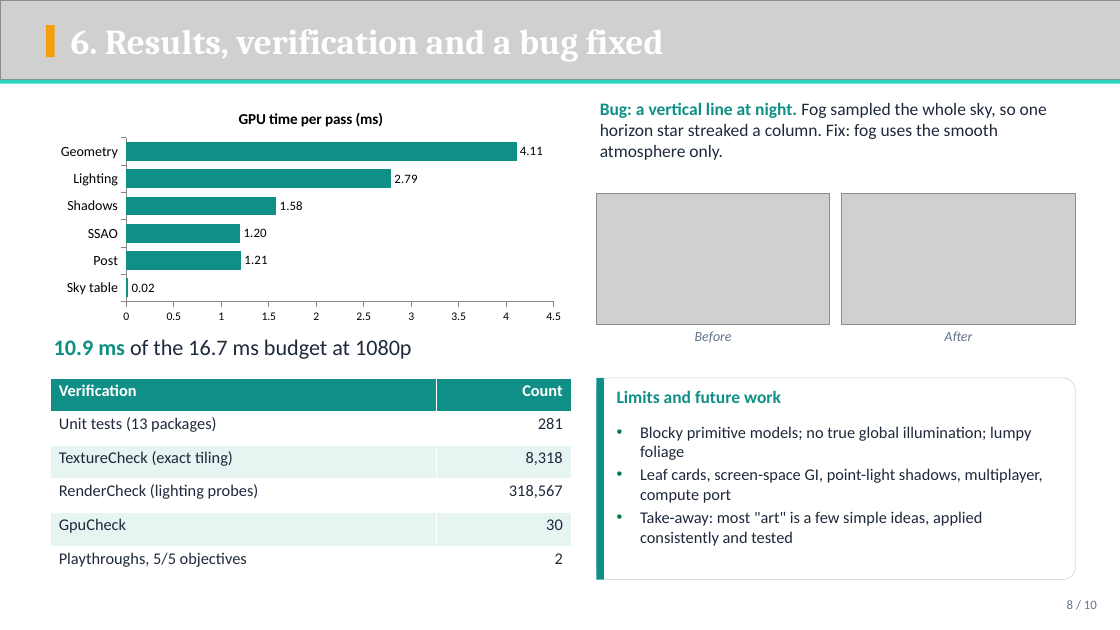
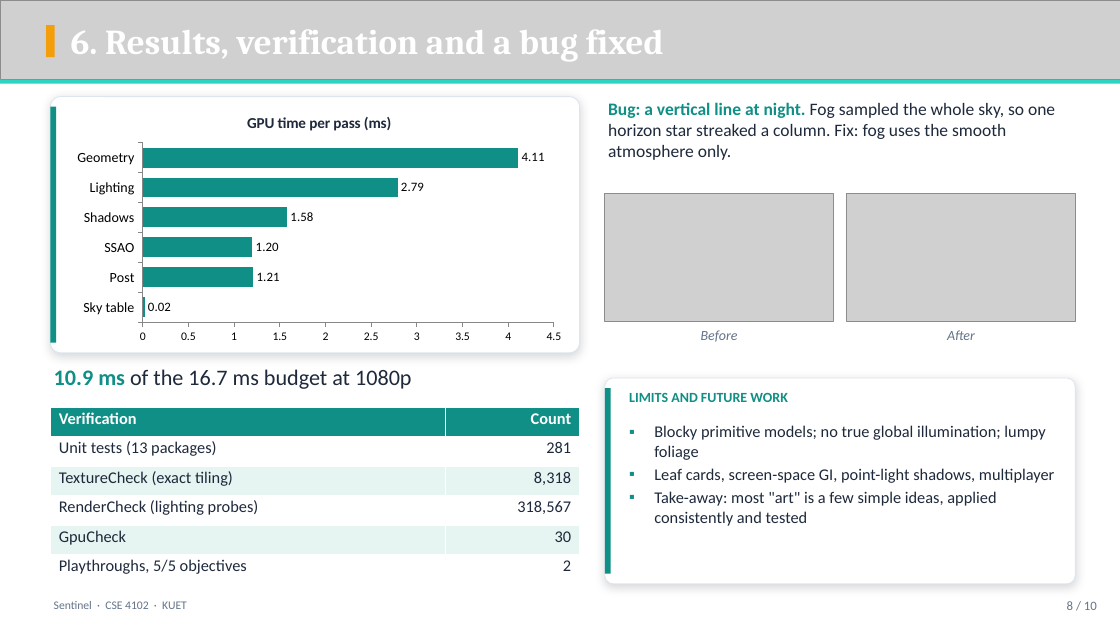
Before and after one commit to ShifatHasanGNS/Sentinel, a slide deck: slide 8 of Docs/Deliverables/Slides/Sentinel_Presentation.pptx. Drawn at 1120x630 pixels with LibreOffice and Linux fonts; fonts in the diff are those of the drawing; grey boxes stand for pictures; background and template pictures are left out. Boxes give left, top, right and bottom in pixels: in the first picture for what was removed or moved away, otherwise in the second. Text is boxed around its words. In the diff, an @@ line names an element or a change of style, - is before the commit and + after.

Commit message:
Slides: transparent single-font equation images, shadowed panels, chevron pipelines, Libertine theme for the PDF

```diff
--- a/Docs/Deliverables/Slides/Sentinel_Presentation.pptx
+++ b/Docs/Deliverables/Slides/Sentinel_Presentation.pptx
@@ rounded rectangle added at <box>50,97,580,353</box>, fill #FFFFFF, outline #DDE5EE 0.75 pt @@
@@ rectangle added at <box>50,107,56,343</box>, fill #0F8F85 @@
@@ bar chart at <box>67,101,571,349</box> @@
@@ bar spacing changed @@
@@ bar chart: place and size @@
-bar chart at <box>50,97,571,328</box>
+bar chart at <box>67,101,571,349</box>
@@ text "Bug: a vertical line at ...": place and size @@
-text "Bug: a vertical line at ..." at <box>600,102,1047,160</box>
+text "Bug: a vertical line at ..." at <box>608,102,1055,160</box>
@@ picture: place and size @@
-picture at <box>597,193,830,324</box>
+picture at <box>605,193,833,322</box>
@@ picture: place and size @@
-picture at <box>842,193,1075,324</box>
+picture at <box>847,193,1075,322</box>
@@ text "Before": place and size @@
-text "Before" at <box>695,331,732,343</box>
+text "Before" at <box>701,330,738,342</box>
@@ text "10.9 ms of the 16.7 ...": place and size @@
-text "10.9 ms of the 16.7 ..." at <box>54,339,411,359</box>
+text "10.9 ms of the 16.7 ..." at <box>54,369,411,389</box>
@@ rectangle: place and size @@
-rectangle at <box>597,378,604,580</box>
+rectangle at <box>605,388,611,574</box>
@@ rounded rectangle: place and size @@
-rounded rectangle at <box>597,378,1075,580</box>
+rounded rectangle at <box>605,378,1075,584</box>
@@ rounded rectangle at <box>605,378,1075,584</box>: outline #D5DEE8 0.75 pt to #DDE5EE 0.75 pt; shadow on; proportions changed @@
@@ table: place and size @@
-table at <box>50,378,571,580</box>
+table at <box>50,408,580,584</box>
@@ text at <box>629,393,787,402</box>: text changed; size 15 to 12 pt @@
-Limits and future work
+LIMITS AND FUTURE WORK
@@ text "Blocky primitive models; no true ...": place and size @@
-text "Blocky primitive models; no true ..." at <box>640,426,1043,546</box>
+text "Blocky primitive models; no true ..." at <box>654,425,1054,526</box>
@@ text at <box>654,425,1045,526</box>: bullet • to ▪; bullet colour #007A3D to #0F8F85 @@
@@ text at <box>654,468,1054,483</box>: text changed @@
-• Leaf cards, screen-space GI, point-light shadows, multiplayer, compute port
+▪ Leaf cards, screen-space GI, point-light shadows, multiplayer
@@ text added at <box>54,601,187,609</box>, 10 pt, text #64748B @@
+Sentinel · CSE 4102 · KUET
```
Also in this commit, not shown: 8 other slides changed, 29 other files.
